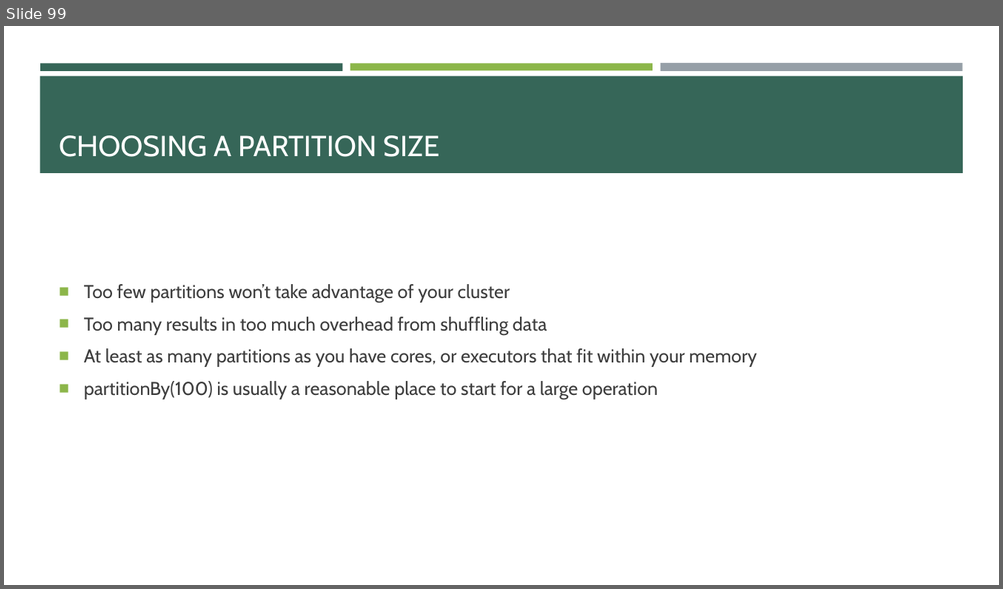
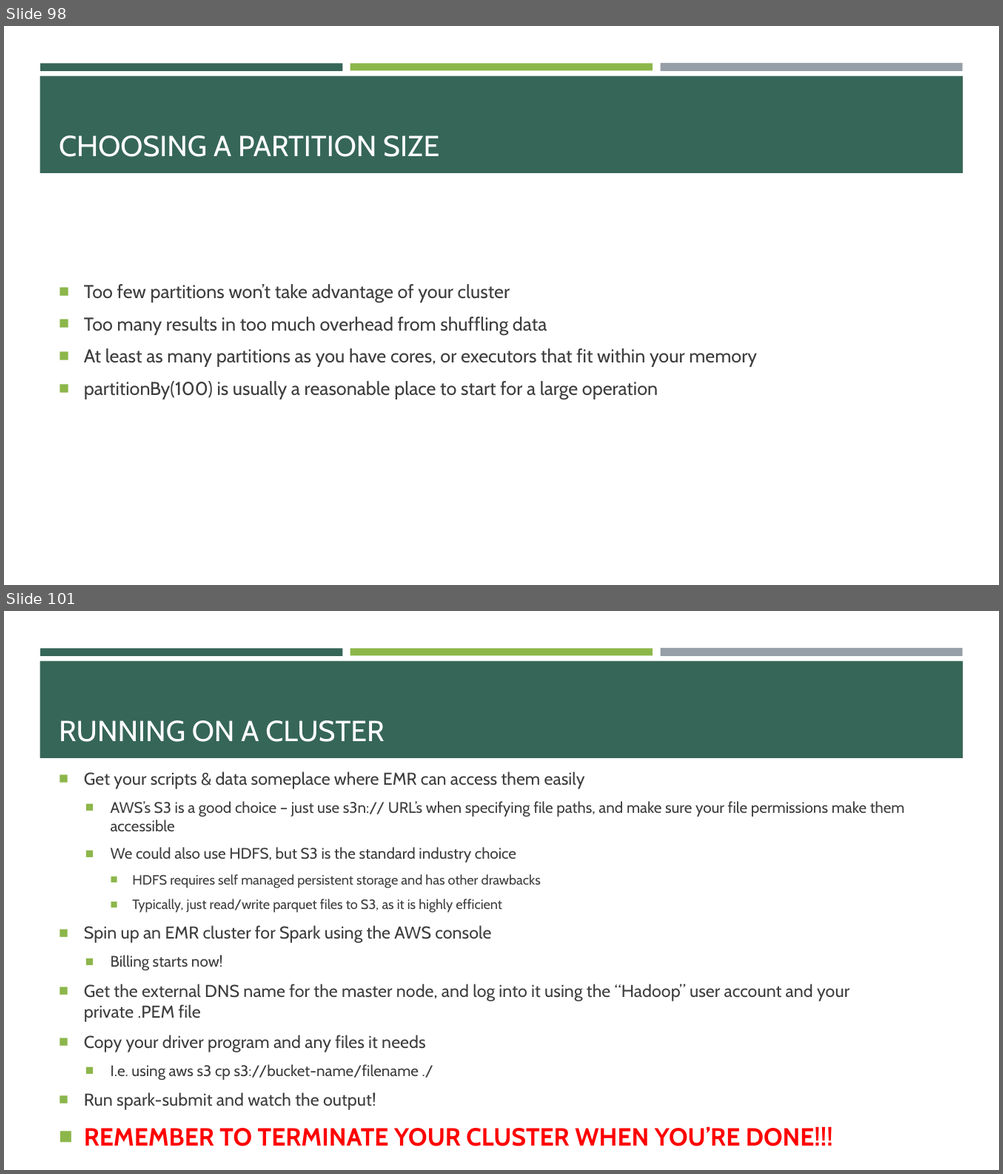
Before and after one commit to e-m-wilson/data_engineering, a slide deck: spark/Spark.pptx. Shown one above the other, each under a label of ours: slide 99 before the commit, slides 98 and 101 after it; the slides between them are not shown. The pictures are 1003x589 and 1003x1174 pixels, drawn with LibreOffice and Linux fonts; fonts in the diff are those of the drawing. Boxes give left, top, right and bottom in pixels: in the first picture for what was removed or moved away, otherwise in the second. Text is boxed around its words. In the diff, an @@ line names an element or a change of style, - is before the commit and + after.

```diff
--- a/spark/Spark.pptx
+++ b/spark/Spark.pptx
@@ slide 101 added at [4, 611, 999, 1170], background #FFFFFF; not listed: 4 template elements that a slide beside it also shows @@
@@ title added at [59, 721, 384, 742], 28 pt, text #FFFFFF @@
+RUNNING ON A CLUSTER
@@ text added at [84, 772, 905, 1147], 16.6 pt, text #3D3D3D @@
+■ Get your scripts & data someplace where EMR can access them easily
+  ■ AWS’s S3 is a good choice – just use s3n:// URL’s when specifying file paths, and make sure your file permissions make them accessible
+  ■ We could also use HDFS, but S3 is the standard industry choice
+    ■ HDFS requires self managed persistent storage and has other drawbacks
+    ■ Typically, just read/write parquet files to S3, as it is highly efficient
+■ Spin up an EMR cluster for Spark using the AWS console
+  ■ Billing starts now!
+■ Get the external DNS name for the master node, and log into it using the “Hadoop” user account and your private .PEM file
+■ Copy your driver program and any files it needs
+  ■ I.e. using aws s3 cp s3://bucket-name/filename ./
+■ Run spark-submit and watch the output!
+■ REMEMBER TO TERMINATE YOUR CLUSTER WHEN YOU’RE DONE!!!
@@ what was slide 99 is now slide 98 @@
```
Also in this commit, not shown: 4 slides changed, 33 other slides added, 6 other files.
